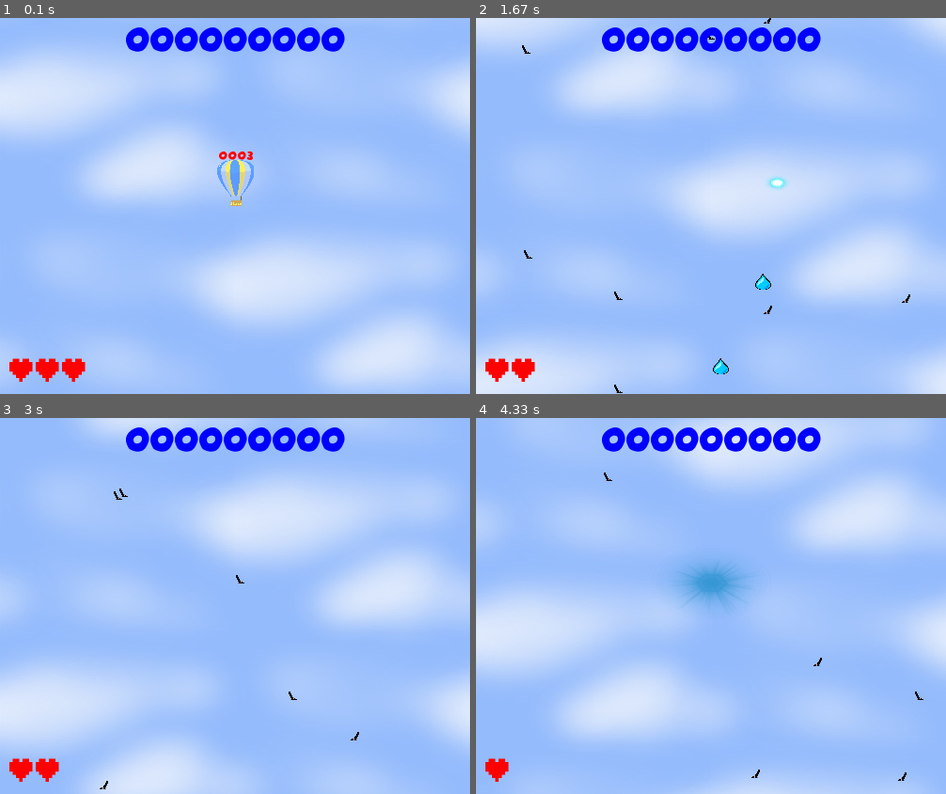
Above: before the commit, frames 1-4 (two rows, left to right).
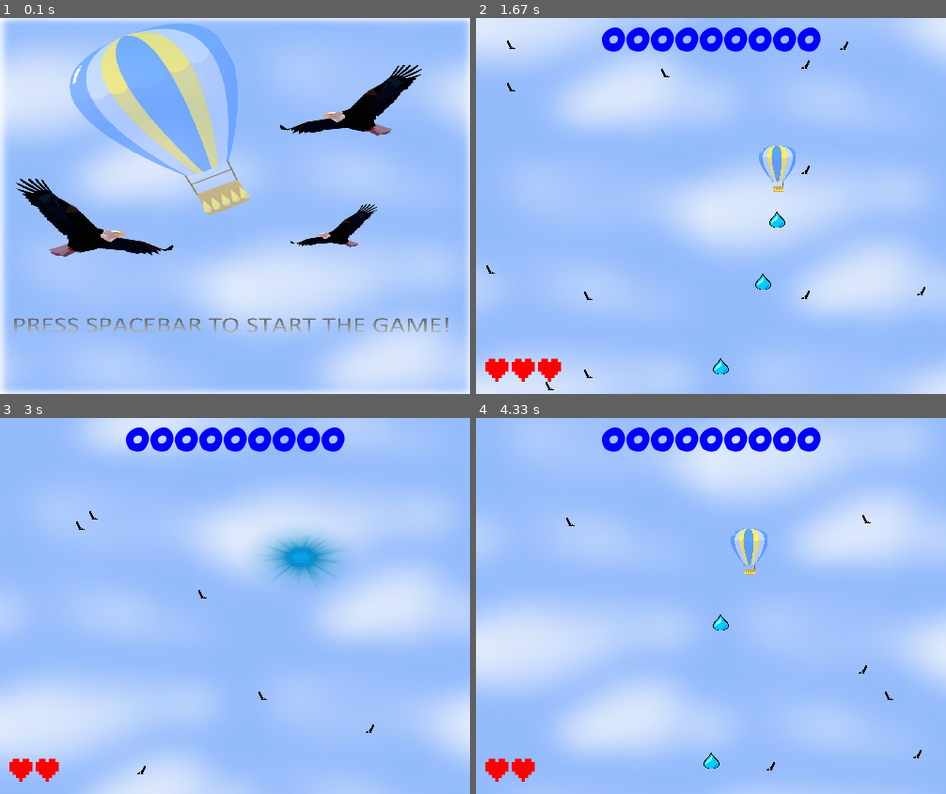
Above: after the commit, the same moments.

Repository: caiop3/PyGame
Game: pygame game, started from UM BALAUM/O código.py
Same seed, same stepped clock (60 frames per second), same inputs: the game is played once before the commit and once after it.
Inputs:
- Up to frame 1 (0.1 s): no input
- Up to frame 2 (1.67 s): tap Space at 0.33, 0.67, 1.07, 1.37, 1.57 s; hold Right 1-1.47 s; hold Up from 1.5 s (still down)
- Up to frame 3 (3 s): release Up at 1.8 s; hold Right 1.83-2.3 s; tap Space at 1.9, 2.2, 2.4, 2.7 s; hold Left 2.33-2.87 s
- Up to frame 4 (4.33 s): hold Left 3.23-3.63 s; tap Space at 3.3, 3.6, 3.73, 4.13 s; hold Up 3.67-4.03 s; hold Right from 4.07 s (still down)

The runs differ from the first frame. In frame 1, 20% of the frame differs, in the area x 0-100%, y 0-100%; in frame 2, 5.5%; in frame 3, 5.8%; in frame 4, 6.8%.

Commit message:
Retomando o código perdido

Diff:
--- a/UM BALAUM/O código.py
+++ b/UM BALAUM/O código.py
@@ -1,19 +1,18 @@
 # ===== INÍCIO =====
 # --- Importações e pacotes do pygame
+
 import pygame
 import random
 import time
 from os import path
 
 pygame.init()
-pygame.mixer.init()
 
 # --- Tela principal
 WIDTH = 500
 HEIGHT = 400
 window = pygame.display.set_mode((WIDTH, HEIGHT))
 pygame.display.set_caption('UM BALAUM')
-font = pygame.font.SysFont('baloni.ttf', 48)
 FPS = 30
 
 STILL = 0
@@ -22,6 +21,9 @@
 def load_assets():
     assets = {}
 
+    assets['capa'] = pygame.image.load('Efeitos/sky_capa.png').convert()
+    assets['capa'] = pygame.transform.scale(assets['capa'], (500, 400))
+
     assets['image'] = pygame.image.load('Efeitos/sky3.png').convert()
     assets['image'] = pygame.transform.scale(assets['image'], (500, 400))
 
@@ -41,12 +43,11 @@
     assets['gel_img'] = pygame.transform.scale(assets['gel_img'], (20, 20))
 
     assets["score_font"] = pygame.font.Font('Efeitos/baloni.ttf', 38)
-    assets["life_font"] = pygame.font.Font('Efeitos/baloni.ttf', 13)
     assets["lives_font"] = pygame.font.Font('Efeitos/arcade.ttf', 28)
 
     # --- Importa o som de fundo
     pygame.mixer.music.load('Efeitos/musica.mp3')
-    assets['music'] = pygame.mixer.music
+
     assets['boom_sound'] = pygame.mixer.Sound('Efeitos/boom.flac')
     assets['pop_sound'] = pygame.mixer.Sound('Efeitos/pop.ogg')
 
@@ -109,28 +110,11 @@
             self.rect.bottom = HEIGHT
 
     def shoot(self):
-        # A nova bala vai ser criada logo embaixo e no centro do balão
+        # A nova bala vai ser criada logo acima e no centro horizontal da nave
         gel = Gel(self.assets, self.rect.bottom, self.rect.centerx)
         self.groups['all_sprites'].add(gel)
         self.groups['gels'].add(gel)
         self.assets['pop_sound'].play()
-
-class Life(pygame.sprite.Sprite):
-    def __init__(self, life):
-
-        pygame.sprite.Sprite.__init__(self)
-
-        self.image = life
-        self.rect = self.image.get_rect()
-        self.rect.centerx = WIDTH / 2
-        self.rect.bottom = (HEIGHT / 2) - 45
-        self.speedx = 0
-        self.speedy = 0
-
-    def update(self):
-
-        self.rect.x += self.speedx
-        self.rect.y += self.speedy
 
 # --- Cria as classes das águias, uma para cada águia dependendo do lado da tela em que surge
 class Eagle1(pygame.sprite.Sprite):
@@ -297,27 +281,17 @@
     covides = pygame.sprite.Group()
     gels = pygame.sprite.Group()
 
+
     groups = {}
     groups['all_sprites'] = all_sprites
     groups['aguias'] = aguias
     groups['covides'] = covides
     groups['gels'] = gels
 
-    score = 0
-    lives = 3
-    covid_lives = 3
-    keys_down = {}
-
-    lives_text = assets['life_font'].render('{:04d}'.format(lives), True, (255, 0, 0))
-    # lives_text = pygame.transform.scale(lives_text, (20, 20))
-    # text_rect_l = lives_text.get_rect()
 
     # --- Cria o jogador (balão)
     balao = Balao(groups, assets)
     all_sprites.add(balao)
-
-    balloon_life = Life(lives_text)
-    all_sprites.add(balloon_life)
 
     # --- Cria as covides
     covid = Covid(assets)
@@ -339,10 +313,15 @@
     DONE = 0
     PLAYING = 1
     EXPLODING = 2
-    state = PLAYING
-
+    INICIO = 3
+    state = 3
+    FINAL = 4
+
+    song = 0
+
+    keys_down = {}
+    pygame.mixer.music.play()
     # ===== LOOP PRRINCIPAL =====
-    assets['music'].play(loops=-1)
     while state != DONE:
         clock.tick(FPS)
 
@@ -351,22 +330,19 @@
                 state = DONE
 
             if state == PLAYING:
+
             # Verifica se apertou alguma tecla
                 if event.type == pygame.KEYDOWN: # Dependendo da tecla, altera a velocidade
 
                     keys_down[event.key] = True
                     if event.key == pygame.K_LEFT:
                         balao.speedx -= 5
-                        balloon_life.speedx -= 5
                     if event.key == pygame.K_RIGHT:
                         balao.speedx += 5
-                        balloon_life.speedx += 5
                     if event.key == pygame.K_UP:
                         balao.speedy -= 3.5
-                        balloon_life.speedy -= 3.5
                     if event.key == pygame.K_DOWN:
                         balao.speedy += 3.5
-                        balloon_life.speedy += 3.5
                     if event.key == pygame.K_SPACE: # Atira álcool em gel
                         balao.shoot()
                 # Verifica se soltou alguma tecla
@@ -375,20 +351,39 @@
                     if event.key in keys_down and keys_down[event.key]:
                         if event.key == pygame.K_LEFT:
                             balao.speedx += 5
-                            balloon_life.speedx += 5
                         if event.key == pygame.K_RIGHT:
                             balao.speedx -= 5
-                            balloon_life.speedx -= 5
                         if event.key == pygame.K_UP:
                             balao.speedy += 3.5
-                            balloon_life.speedy += 3.5
                         if event.key == pygame.K_DOWN:
                             balao.speedy -= 3.5
-                            balloon_life.speedy -= 3.5
 
         # --- Atualiza os sprites
         all_sprites.update()
         #aguias.update()
+        while state == INICIO:
+
+            score = 0
+            lives = 3
+            covid_lives = 3
+            window.blit(assets['capa'],(0,0))
+            pygame.display.update()
+            for event in pygame.event.get():
+                if event.type == pygame.QUIT:
+                    state = DONE
+                if event.type == pygame.KEYDOWN:
+                    if event.key == pygame.K_SPACE:
+                        state = PLAYING
+
+        while state == FINAL:
+            window.blit(assets['balloon_img'],(0,0))
+            pygame.display.update()
+            for event in pygame.event.get():
+                if event.type == pygame.QUIT:
+                    state = DONE
+                if event.type == pygame.KEYDOWN:
+                    if event.key == pygame.K_SPACE:
+                        state = INICIO
 
         if state == PLAYING:
         # --- Trata colisões
@@ -406,7 +401,6 @@
             if len(col_1) > 0:
                 assets['boom_sound'].play()
                 balao.kill()
-                balloon_life.kill()
                 lives -= 1
                 player = Player(balao.rect.center, assets['player_sheet'])
                 all_sprites.add(player)
@@ -435,19 +429,14 @@
                     score += 1000
 
         elif state == EXPLODING:
-            assets['music'].stop()
             now = pygame.time.get_ticks()
             if now - explosion_tick > explosion_duration:
                 if lives == 0:
-                    state = DONE
+                    state = FINAL
                 else:
                     state = PLAYING
-                    assets['music'].play()
                     balao = Balao(groups, assets)
                     all_sprites.add(balao)
-                    balloon_life = Life(lives_text)
-                    all_sprites.add(balloon_life)
-
         # --- Saídas
         window.fill((0, 0, 0)) # Preenche com a cor branca
         window.blit(assets['image'], (0,move_image_1))
@@ -466,8 +455,6 @@
         # Desenha todos os sprites
         all_sprites.draw(window)
 
-        lives_text = assets['life_font'].render('{:04d}'.format(lives), True, (255, 0, 0))
-
         text_surface = assets['score_font'].render("{:09d}".format(score), True, (0, 0, 255))
         text_rect = text_surface.get_rect()
         text_rect.midtop = (WIDTH / 2,  0)
